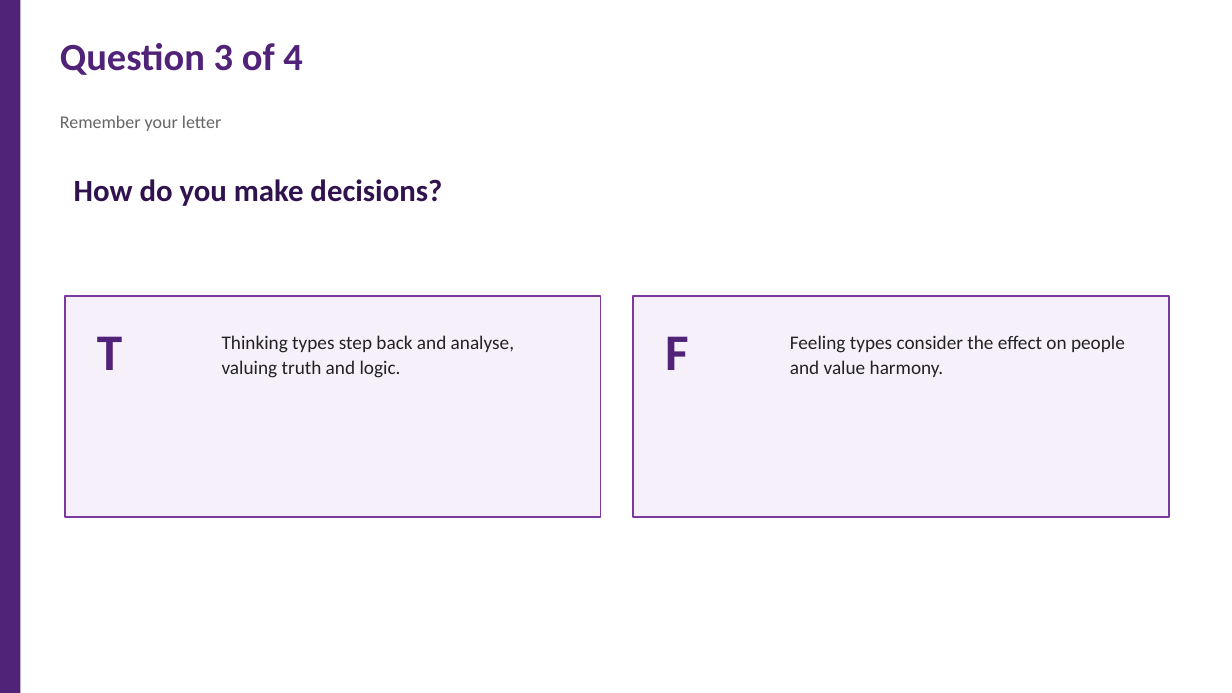
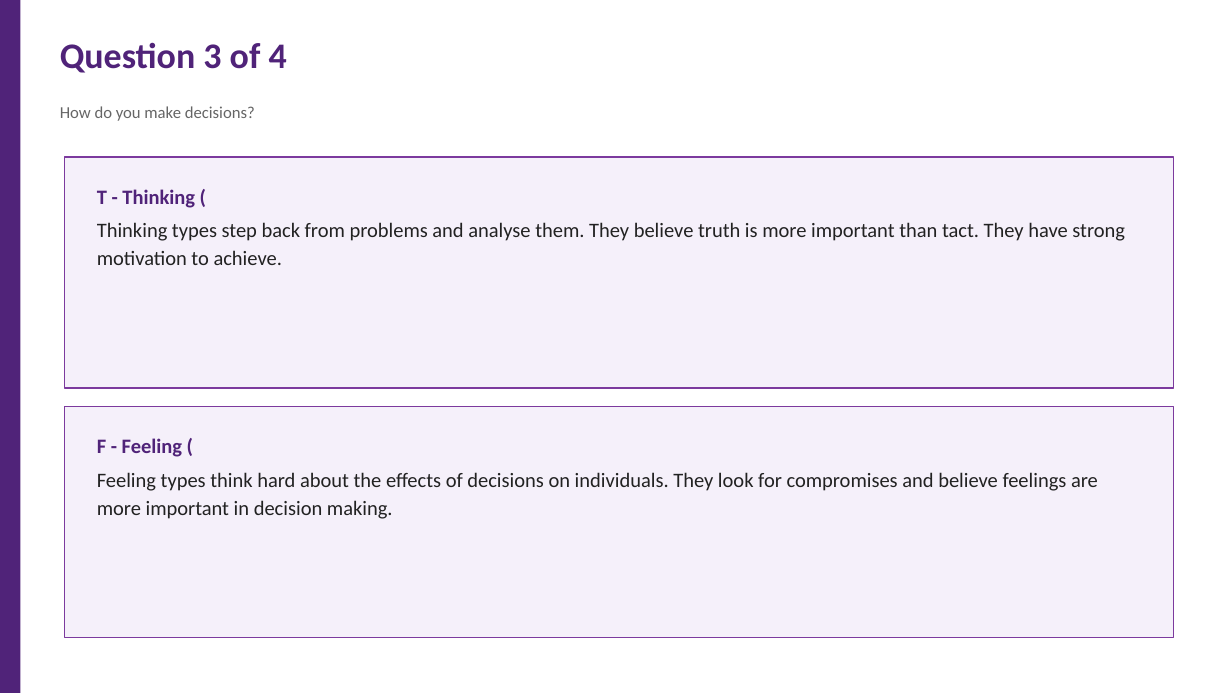
Before and after one commit to 975801846-star/workspace-outputs, a slide deck: slide 5 of Effective_Teamwork_2_survey.pptx. Drawn at 1232x693 pixels with LibreOffice and Linux fonts; fonts in the diff are those of the drawing. Boxes give left, top, right and bottom in pixels: in the first picture for what was removed or moved away, otherwise in the second. Text is boxed around its words. In the diff, an @@ line names an element or a change of style, - is before the commit and + after.

Commit message:
Update survey PPT: full source text, top-bottom layout

```diff
--- a/Effective_Teamwork_2_survey.pptx
+++ b/Effective_Teamwork_2_survey.pptx
@@ text "Question 3 of 4" at (60, 42, 287, 73): size 30 to 28 pt @@
@@ text "How do you make decisions?": place and size @@
-text "How do you make decisions?" at (74, 179, 442, 206)
+text "How do you make decisions?" at (60, 106, 255, 121)
@@ text "How do you make decisions?" at (60, 106, 255, 121): size 24 to 13 pt, text colour #30124E to #666666, bold off; more space between paragraphs @@
@@ text removed at (60, 115, 221, 131) @@
-Remember your letter
@@ rectangle added at (65, 157, 1174, 388), fill #F5F0FA, outline #7C3A9E 1.2 pt @@
@@ text added at (97, 189, 1125, 265), 16 pt, text #222222 @@
+T - Thinking (
+Thinking types step back from problems and analyse them. They believe truth is more important than tact. They have strong motivation to achieve.
@@ rectangle removed at (65, 296, 601, 518) @@
@@ rectangle removed at (633, 296, 1169, 518) @@
@@ text removed at (97, 336, 122, 370) @@
-T
@@ text removed at (665, 336, 689, 370) @@
-F
@@ text removed at (790, 335, 1125, 377) @@
-Feeling types consider the effect on people and value harmony.
@@ rectangle added at (65, 407, 1174, 638), fill #F5F0FA, outline #7C3A9E 1.2 pt @@
@@ text at (97, 438, 1098, 519): text changed; size 15 to 16 pt @@
-Thinking types step back and analyse, valuing truth and logic.
+F - Feeling (
+Feeling types think hard about the effects of decisions on individuals. They look for compromises and believe feelings are more important in decision making.
```
Also in this commit, not shown: 5 other slides changed.
